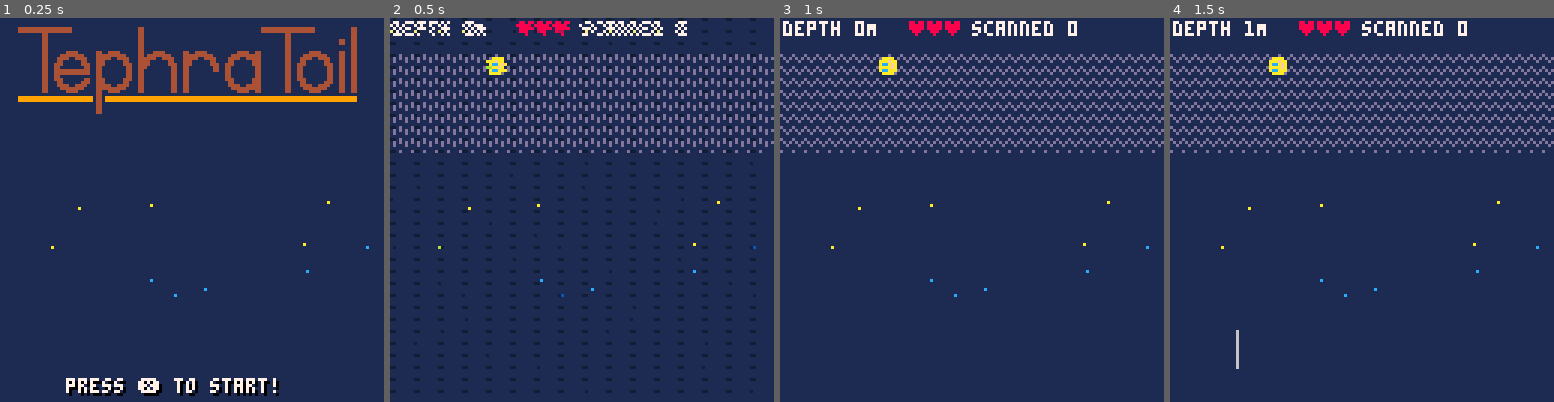
Above: before the commit, frames 1-4 (left to right).
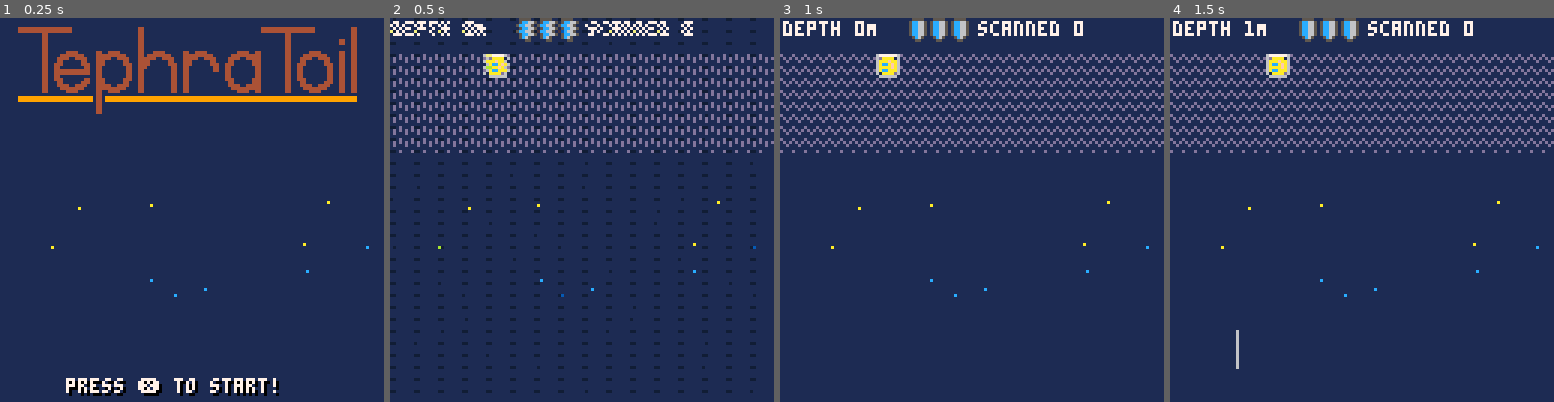
Above: after the commit, the same moments.

Repository: broquaint/pico8-carts
Game: PICO-8 cartridge tephratoil.p8
Same seed, same stepped clock (60 frames per second), same inputs: the game is played once before the commit and once after it.
Inputs:
- Up to frame 1 (0.25 s): no input
- Up to frame 2 (0.5 s): tap X (X key) at 0.33 s
- Up to frame 3 (1 s): tap O (Z key) at 0.7 s
- Up to frame 4 (1.5 s): tap X (X key) at 1.07 s

Frame 1 is identical in both runs. In frame 2, 1.4% of the frame differs, in the area x 24-79%, y 0-16%; in frame 3, 1.4%; in frame 4, 1.4%.

Commit message:
Change health to armour
No death, only an end to the research.

Diff:
--- a/tephratoil.p8
+++ b/tephratoil.p8
@@ -941,12 +941,12 @@
    print('depth ' .. depth_count .. 'M', 1, 1, white)
    -- print('health ', 36, 1, white)
    for i = 1,player.default_health do
-      print('♥', 36 + (i*6), 1, (player.health >= i and ember or storm))
-   end
-
-   print('scanned ' .. tostr(player.scanned_count), 64, 1, white)
+      spr((player.health >= i and 3 or 4), 35 + i*7)
+   end
+
+   print('scanned ' .. tostr(player.scanned_count), 66, 1, white)
    if closest then
-      rectfill(105, 1, 125, 5, black)
+      rectfill(105, 1, 125, 5, storm)
       rectfill(105, 1, 105 + (20 * scan_pct), 5, white)
    end
 
@@ -980,14 +980,14 @@
 end
 
 __gfx__
-00000000000000000000000000000000000000000000000000000000000000000000000000000000000000000000000000000000000000000000000000000000
-0000000000aaaa0000111c0000000000000000000000000000000000000000000000000000000000000000000000000000000000000000000000000000000000
-007007000aaafaa00111c11000000000000000000000000000000000000000000000000000000000000000000000000000000000000000000000000000000000
-000770000accafa001dd111000000000000000000000000000000000000000000000000000000000000000000000000000000000000000000000000000000000
-000770000aaaafa001111f1000000000000000000000000000000000000000000000000000000000000000000000000000000000000000000000000000000000
-007007000accaaa001dd1f1000000000000000000000000000000000000000000000000000000000000000000000000000000000000000000888888008888880
-0000000000aaaa000011110000000000000000000000000000000000000000000000000000000000000000000000000000000000000000008899998888999988
-0000000000000000000000000000000000000000000000000000000000000000000000000000000000000000000000000000000000000000899aa998899aa998
+00000000677777760000000000555500005555000000000000000000000000000000000000000000000000000000000000000000000000000000000000000000
+0000000060aaaa0600111c0005cc6650050000500000000000000000000000000000000000000000000000000000000000000000000000000000000000000000
+007007006aaafaa60111c11005cc6650050000500000000000000000000000000000000000000000000000000000000000000000000000000000000000000000
+000770006accafa601dd111005cc6650050000500000000000000000000000000000000000000000000000000000000000000000000000000000000000000000
+000770006aaaafa601111f1005cc6650050000500000000000000000000000000000000000000000000000000000000000000000000000000000000000000000
+007007006accaaa601dd1f1005cc6650050000500000000000000000000000000000000000000000000000000000000000000000000000000888888008888880
+0000000060aaaa0600111100005c6500005005000000000000000000000000000000000000000000000000000000000000000000000000008899998888999988
+0000000006666660000000000005500000055000000000000000000000000000000000000000000000000000000000000000000000000000899aa998899aa998
 00000000002220000222000000000000000000000000000000000000000aa00000000022220000000000022222220000000000000000000099aaaa9999aaaa99
 000222000224220044422220000000000000000000aa0000000aaa00000aaa000022222442220000000222244422200000022222222220009aa99aa99aa99aa9
 00222220044442204444442200000000000000000aa8aa0000aaeaa000aa8a000222244444422000002244444442200000222444444222009a9999aaaa9999a9
@@ -996,14 +996,14 @@
 4994444409444440994444440000000000000000007ea0000009aa0000aaa00044999988999442200444498aaa89422022499988889944449339933993399339
 0099499409944490099949900000000000000000000000000000a0000000000044998888899944220444998a7a8944404449988a788994449399993333999939
 0009990000999990000999000000000000000000000000000000000000000000499988aaa8994444044499887a89444044499888a8899444999aa993399aa999
-0000000000000000000000000000000000000000000000000000000000000000499988a7a89944d0044499888889444044449998889944dd99aaaa9999aaaa99
-0500000000000050050000000000000000000000000000000000000000000000449998aa88994dd004449988889444400dd4449999444ddd9aa99aa99aa99aa9
-0000000000000500000000500000000000000000000000000000000000000000d44999888994dd0000d449888944dd000ddd44444dddddd09a9999aaaa9999a9
-5500050000550000050000000000000000000000000000000000000000000000ddd49999994dd00000dd4499944dd0000ddddddddddddd009993399aa9933999
-050000000500505000005500000000000000000000000000000000000000000000dd444494dd000000dddd444ddd0000000ddddd000000009933339999333399
-0000005055055000500550000000000000000000000000000000000000000000000dddd44dd00000000dddddddd0000000000000000000009339933993399339
-00555505050000500550000000000000000000000000000000000000000000000000000ddd000000000000000000000000000000000000009399993333999939
-5555555555555555555555550000000000000000000000000000000000000000000000000000000000000000000000000000000000000000999aa993399aa999
+1111111111111111111111110000000000000000000000000000000000000000499988a7a89944d0044499888889444044449998889944dd99aaaa9999aaaa99
+1011111111111101101111110000000000000000000000000000000000000000449998aa88994dd004449988889444400dd4449999444ddd9aa99aa99aa99aa9
+1111111111111011111111010000000000000000000000000000000000000000d44999888994dd0000d449888944dd000ddd44444dddddd09a9999aaaa9999a9
+0011101111001111101111110000000000000000000000000000000000000000ddd49999994dd00000dd4499944dd0000ddddddddddddd009993399aa9933999
+101111111011010111110011000000000000000000000000000000000000000000dd444494dd000000dddd444ddd0000000ddddd000000009933339999333399
+1111110100100111011001110000000000000000000000000000000000000000000dddd44dd00000000dddddddd0000000000000000000009339933993399339
+11000010101111011001111100000000000000000000000000000000000000000000000ddd000000000000000000000000000000000000009399993333999939
+0000000000000000000000000000000000000000000000000000000000000000000000000000000000000000000000000000000000000000999aa993399aa999
 0000000000000000000000000000000000000000000000000000000000000000000000000000000000000000000000000000000000000000899aa998899aa998
 00000000000000000000000000000000000000000000000000000000000000000000000000000000000000000000000000000000000000008899998888999988
 00000000000000000000000000000000000000000000000000000000000000000000000000000000000000000000000000000000000000008888888888888888
